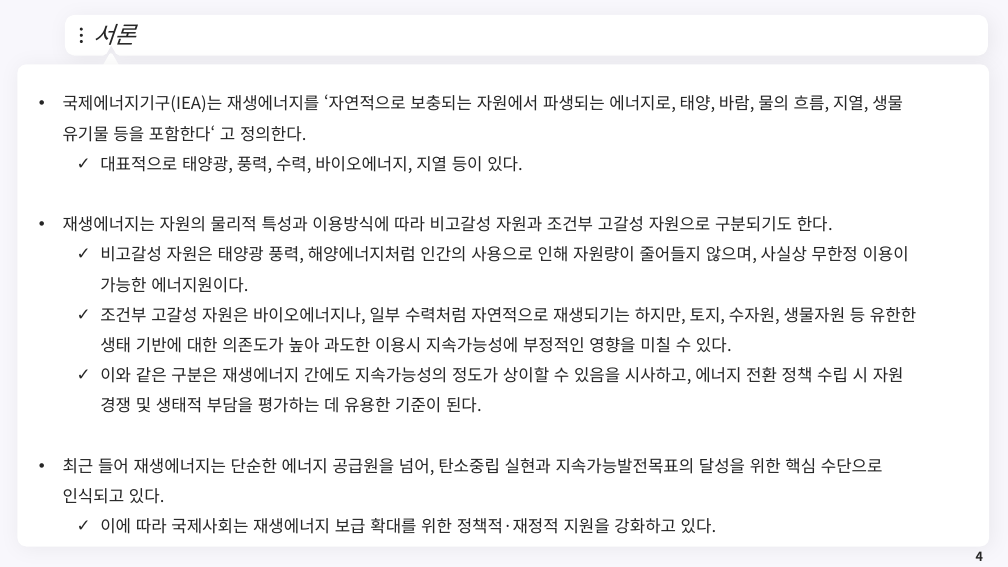
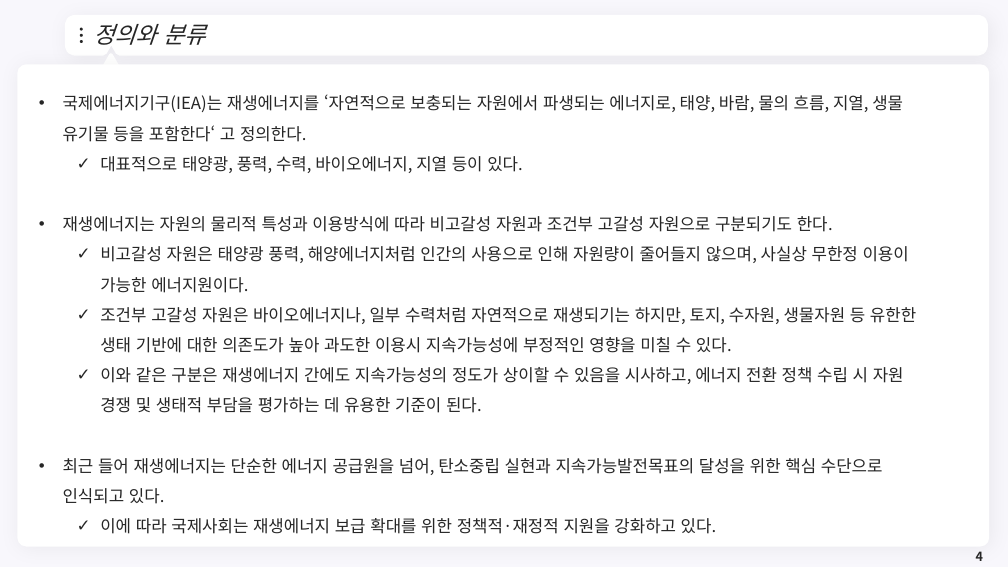
Before and after one commit to meandthey/Teaching, a slide deck: slide 4 of 에너지경제학/자원에너지경제학_Chapter_6 (재생에너지).pptx. Drawn at 1008x567 pixels with LibreOffice and Linux fonts; fonts in the diff are those of the drawing; background and template pictures are left out. Boxes give left, top, right and bottom in pixels: in the first picture for what was removed or moved away, otherwise in the second. Text is boxed around its words. In the diff, an @@ line names an element or a change of style, - is before the commit and + after.

```diff
--- a/에너지경제학/자원에너지경제학_Chapter_6 (재생에너지).pptx
+++ b/에너지경제학/자원에너지경제학_Chapter_6 (재생에너지).pptx
@@ title at (x1=93, y1=24, x2=205, y2=45): text changed @@
-서론
+정의와 분류
```
Also in this commit, not shown: 2 other slides changed, 23 slides added.
